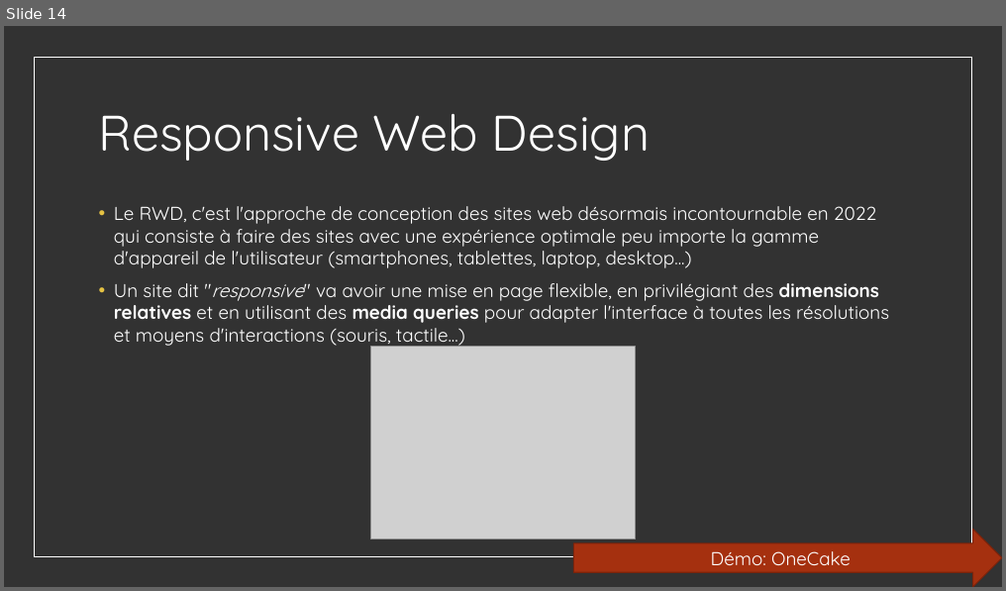
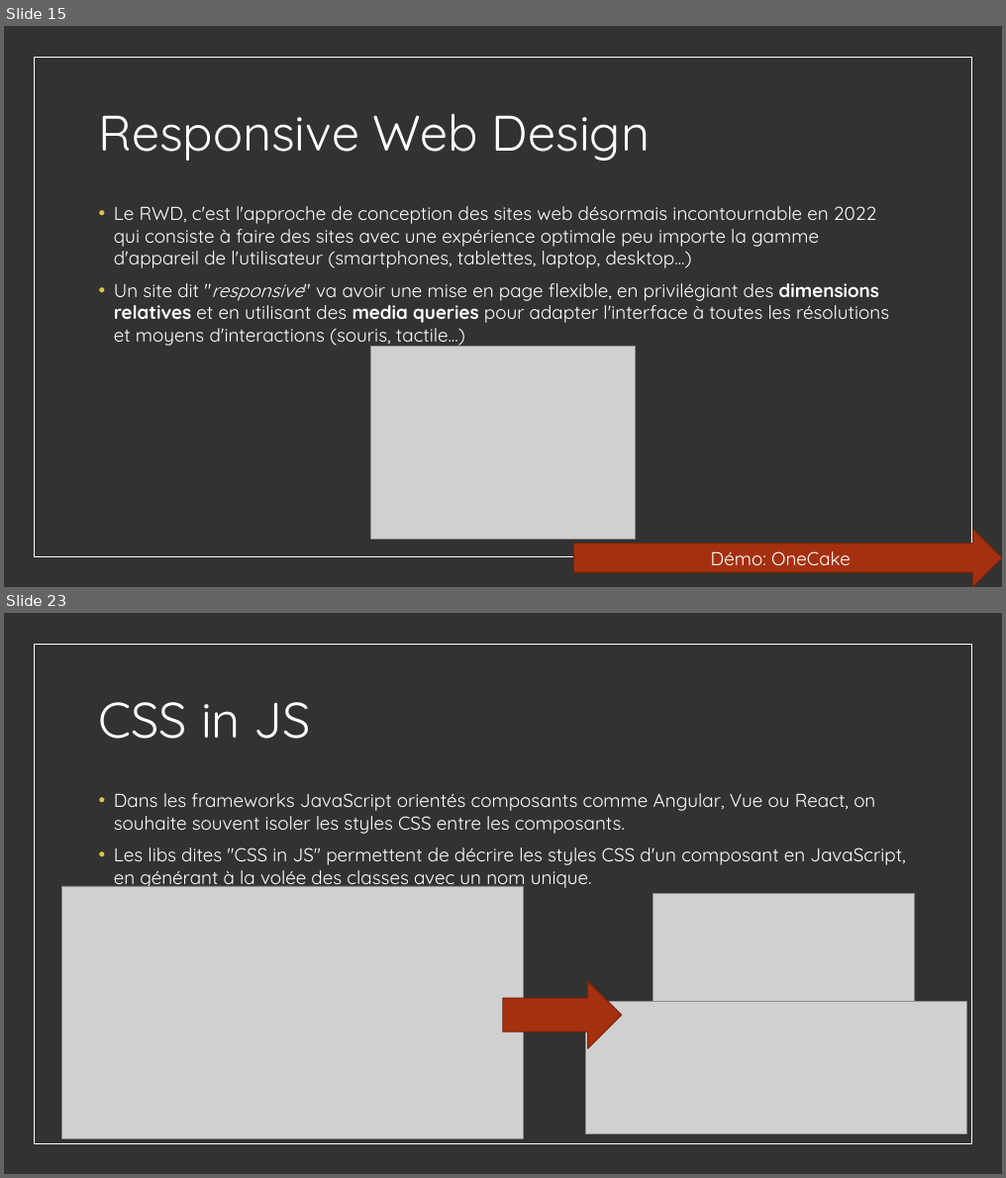
Before and after one commit to worldline/html-css-training, a slide deck: presenter_fr.pptx. Shown one above the other, each under a label of ours: slide 14 before the commit, slides 15 and 23 after it; the slides between them are not shown. The pictures are 1006x591 and 1006x1178 pixels, drawn with LibreOffice and Linux fonts; fonts in the diff are those of the drawing; grey boxes stand for pictures. Boxes give left, top, right and bottom in pixels: in the first picture for what was removed or moved away, otherwise in the second. Text is boxed around its words. In the diff, an @@ line names an element or a change of style, - is before the commit and + after.

```diff
--- a/presenter_fr.pptx
+++ b/presenter_fr.pptx
@@ slide 23 added at (x1=4, y1=613, x2=1002, y2=1174), background #323232; not listed: 1 template element that a slide beside it also shows @@
@@ title added at (x1=99, y1=702, x2=311, y2=739), 48 pt, text #FFFFFF @@
+CSS in JS
@@ text added at (x1=114, y1=793, x2=905, y2=890), 18 pt, text #FFFFFF @@
+• Dans les frameworks JavaScript orientés composants comme Angular, Vue ou React, on souhaite souvent isoler les styles CSS entre les composants.
+• Les libs dites "CSS in JS" permettent de décrire les styles CSS d'un composant en JavaScript, en générant à la volée des classes avec un nom unique.
@@ picture added at (x1=61, y1=886, x2=524, y2=1140) @@
@@ picture added at (x1=653, y1=894, x2=915, y2=1087) @@
@@ right arrow added at (x1=503, y1=981, x2=622, y2=1049), fill #A5300F, outline #7A240B 1 pt @@
@@ picture added at (x1=586, y1=1001, x2=966, y2=1134) @@
@@ what was slide 14 is now slide 15 @@
```
Also in this commit, not shown: 5 slides changed, 7 other slides added, 18 other files.
